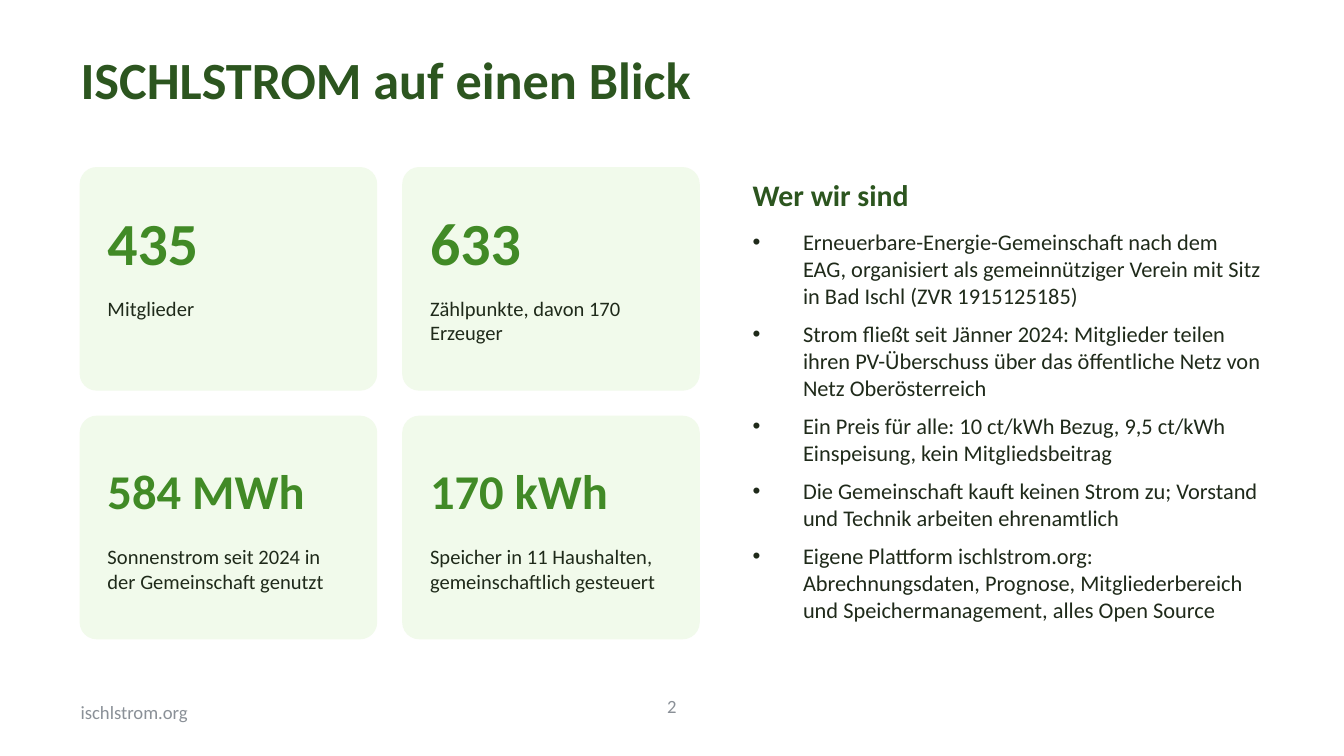
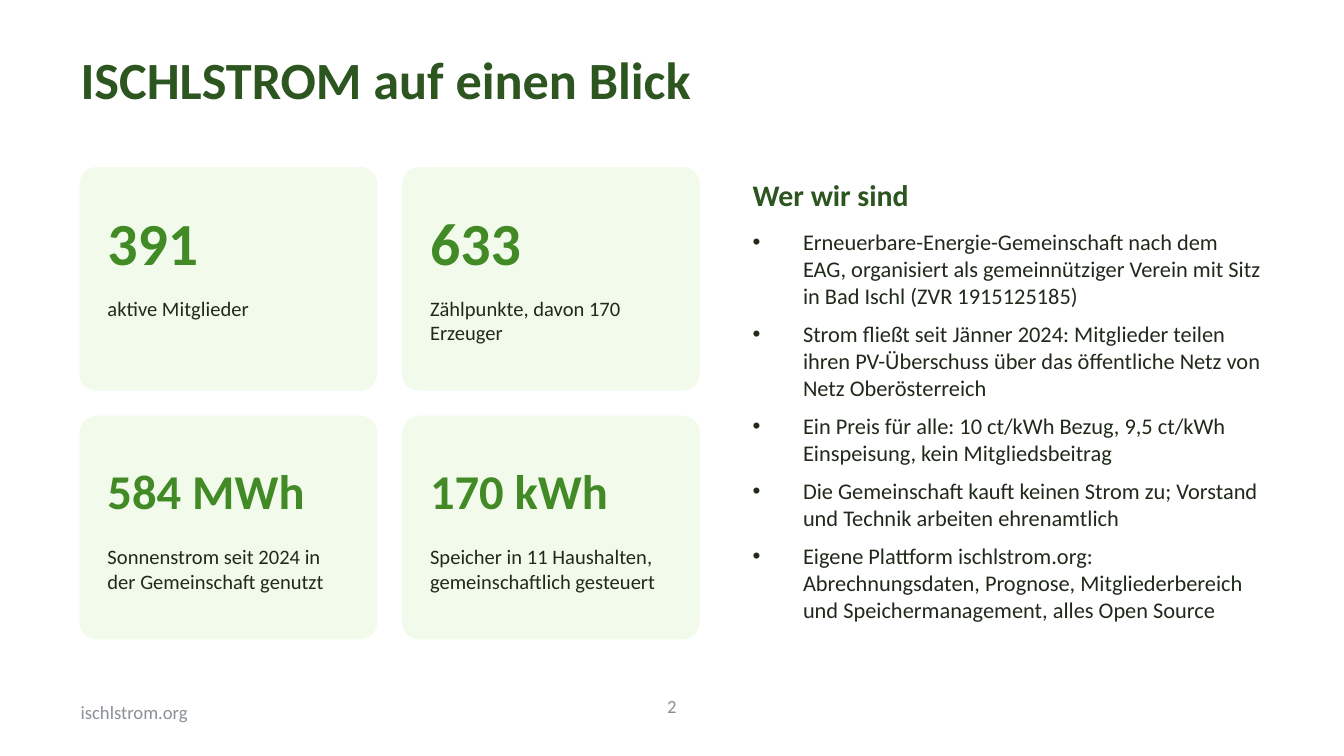
Before and after one commit to maigner/Energiegemeinschaft, a slide deck: slide 2 of docs/grafiken/speichermanagement/speichermanagement-whiteboards.pptx. Drawn at 1344x756 pixels with LibreOffice and Linux fonts; fonts in the diff are those of the drawing; background and template pictures are left out. Boxes give left, top, right and bottom in pixels: in the first picture for what was removed or moved away, otherwise in the second. Text is boxed around its words. In the diff, an @@ line names an element or a change of style, - is before the commit and + after.

Commit message:
docs: Kennzahlfolie zaehlt nur aktive Mitglieder

```diff
--- a/docs/grafiken/speichermanagement/speichermanagement-whiteboards.pptx
+++ b/docs/grafiken/speichermanagement/speichermanagement-whiteboards.pptx
@@ text at [107, 226, 198, 266]: text changed @@
-435
+391
@@ text at [107, 301, 249, 320]: text changed @@
-Mitglieder
+aktive Mitglieder
```
Also in this commit, not shown: 2 other files.
